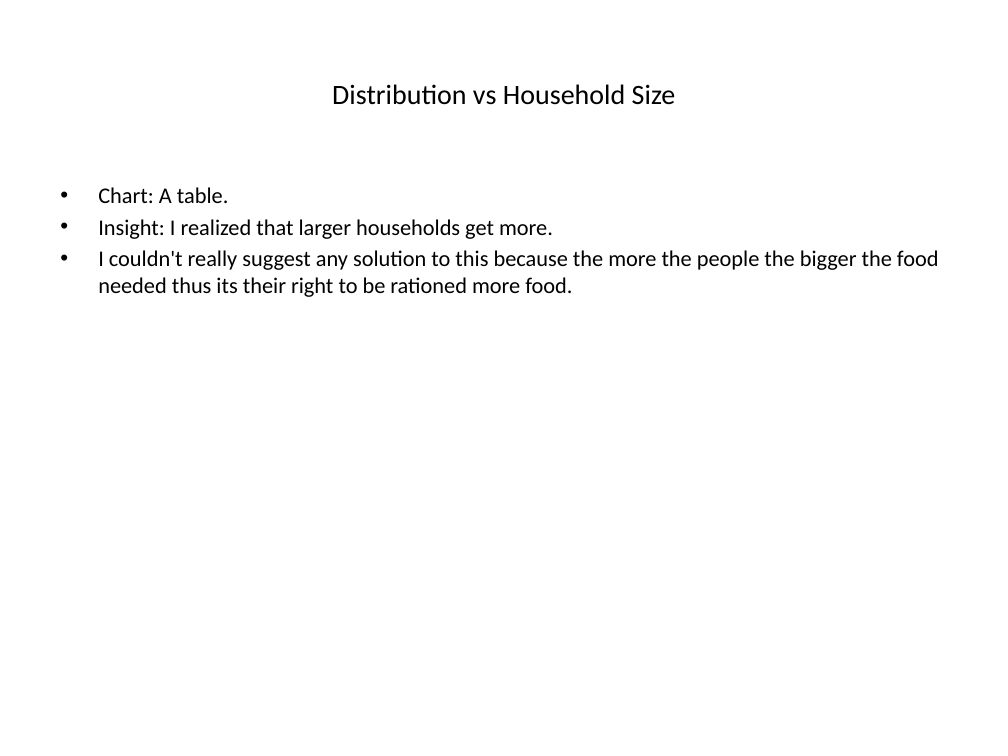
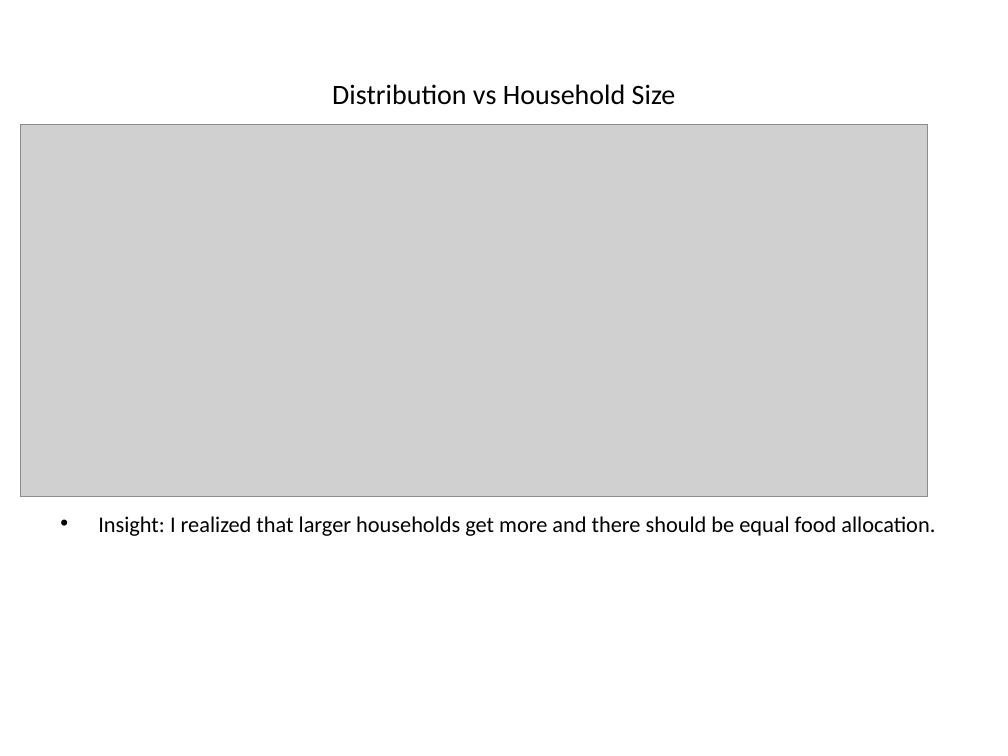
Before and after one commit to JavierWolvie/Data-Analytics, a slide deck: slide 7 of TABLEAU/Kakuma_Food_Distribution_Analysis_Presentation.pptx (slide 8 before the commit). Drawn at 1008x756 pixels with LibreOffice and Linux fonts; fonts in the diff are those of the drawing; grey boxes stand for pictures. Boxes give left, top, right and bottom in pixels: in the first picture for what was removed or moved away, otherwise in the second. Text is boxed around its words. In the diff, an @@ line names an element or a change of style, - is before the commit and + after.

```diff
--- a/TABLEAU/Kakuma_Food_Distribution_Analysis_Presentation.pptx
+++ b/TABLEAU/Kakuma_Food_Distribution_Analysis_Presentation.pptx
@@ picture added at (x1=20, y1=125, x2=927, y2=497) @@
@@ text at (x1=98, y1=516, x2=935, y2=536): text changed @@
-• Chart: A table.
-• Insight: I realized that larger households get more.
-• I couldn't really suggest any solution to this because the more the people the bigger the food needed thus its their right to be rationed more food.
+• Insight: I realized that larger households get more and there should be equal food allocation.
```
Also in this commit, not shown: 10 other slides changed, 2 slides added, 3 slides removed.
